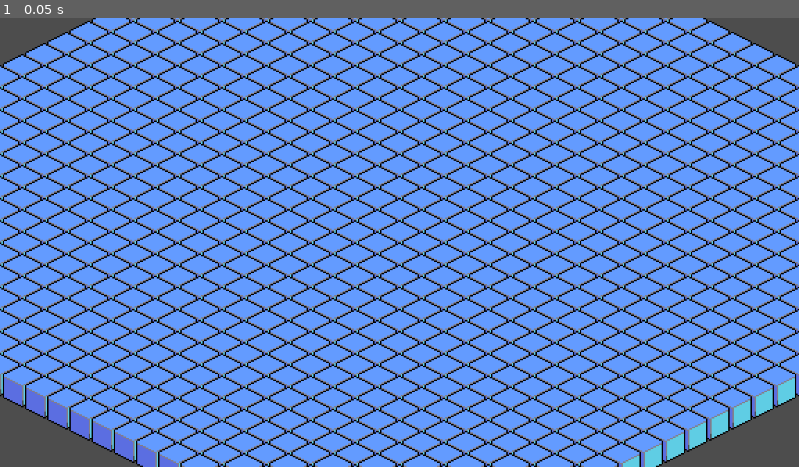
Above: before the commit, frame 1.
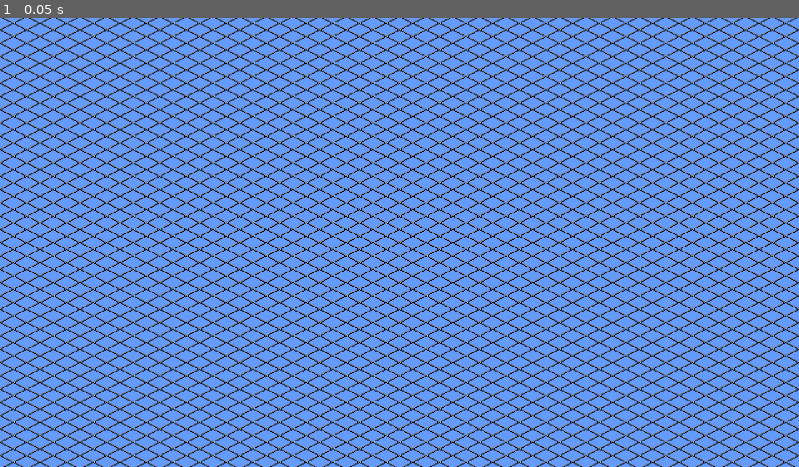
Above: after the commit, the same moment.

Repository: shakesbeare/MicroDiablo
Game: Godot game, scene res://node_2d.tscn
Same seed, same stepped clock (60 frames per second), same inputs: the game is played once before the commit and once after it.
Inputs:
- Up to frame 1 (0.05 s): no input

The runs differ from the first frame. In frame 1, 50% of the frame differs, in the area x 0-100%, y 0-100%.

Commit message:
edge panning done

Diff:
--- a/Background.gd
+++ /dev/null
@@ -1,10 +0,0 @@
-extends Node
-
-
-# Called when the node enters the scene tree for the first time.
-func _ready():
-	pass
-
-# Called every frame. 'delta' is the elapsed time since the previous frame.
-func _process(delta):
-	pass
--- /dev/null
+++ b/CameraEdgePan.gd
@@ -0,0 +1,22 @@
+extends Camera2D
+
+const EDGE_PAN_SENSITIVITY = 30 * 100
+
+# Called when the node enters the scene tree for the first time.
+func _ready():
+	Input.set_mouse_mode(Input.MOUSE_MODE_CONFINED)
+
+# Called every frame. 'delta' is the elapsed time since the previous frame.
+func _process(delta):
+	var viewport_rect_size = get_viewport_rect().size
+	var mouse_pos = get_viewport().get_mouse_position()
+
+	if mouse_pos.x >= viewport_rect_size.x - 1:
+		self.position.x += EDGE_PAN_SENSITIVITY * delta
+	elif mouse_pos.x <= 0:
+		self.position.x -= EDGE_PAN_SENSITIVITY * delta
+
+	if mouse_pos.y >= viewport_rect_size.y - 1:
+		self.position.y += EDGE_PAN_SENSITIVITY * delta
+	elif mouse_pos.y <= 0:
+		self.position.y -= EDGE_PAN_SENSITIVITY * delta
--- a/isometric.gd
+++ b/Floor.gd
@@ -1,6 +1,6 @@
-extends Camera2D
+extends Node
 
-const GROUND_SIZE = Vector2(32, 32)
+const GROUND_SIZE = Vector2(128, 128)
 const SPRITE_DIMENSIONS = Vector2(32, 32)
 const SCALE = 2
 
@@ -8,7 +8,7 @@
 	place_tiles()
 
 func _process(delta):
-	recenter_tiles()
+	pass
 
 func get_screen_coord(world_coord: Vector2, sprite_dimensions: Vector2, scale: int):
 	var i_hat = Vector2(0.5 * sprite_dimensions.x, 0.25 * sprite_dimensions.y) * scale
--- a/node_2d.tscn
+++ b/node_2d.tscn
@@ -1,8 +1,12 @@
-[gd_scene load_steps=2 format=3 uid="uid://bypsyfcv0i1pr"]
+[gd_scene load_steps=3 format=3 uid="uid://bypsyfcv0i1pr"]
 
-[ext_resource type="Script" path="res://isometric.gd" id="1_sogwh"]
+[ext_resource type="Script" path="res://Floor.gd" id="1_orbcp"]
+[ext_resource type="Script" path="res://CameraEdgePan.gd" id="1_riea5"]
 
 [node name="Node2D" type="Node2D"]
 
 [node name="Camera2D" type="Camera2D" parent="."]
-script = ExtResource("1_sogwh")
+script = ExtResource("1_riea5")
+
+[node name="Floor" type="Node" parent="."]
+script = ExtResource("1_orbcp")
--- a/project.godot
+++ b/project.godot
@@ -15,6 +15,12 @@
 config/features=PackedStringArray("4.1", "Forward Plus")
 config/icon="res://icon.svg"
 
+[display]
+
+window/size/viewport_width=1920
+window/size/viewport_height=1080
+window/size/mode=2
+
 [rendering]
 
 textures/canvas_textures/default_texture_filter=0
